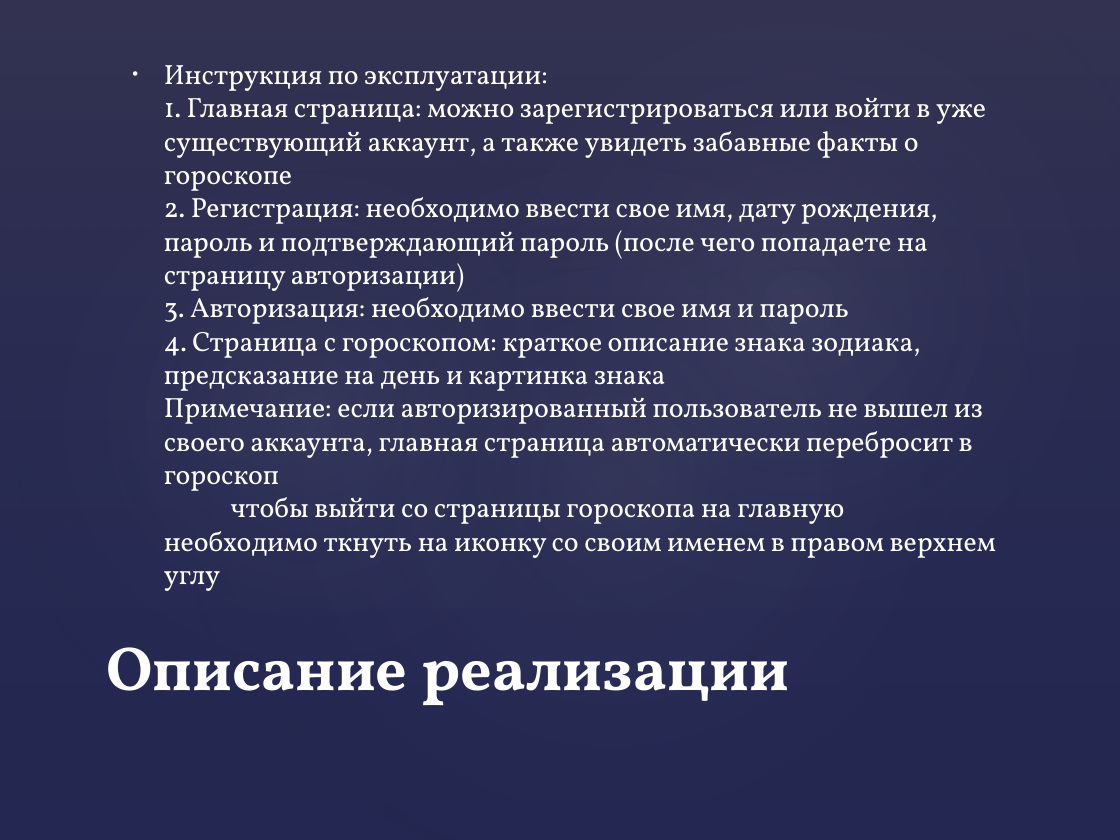
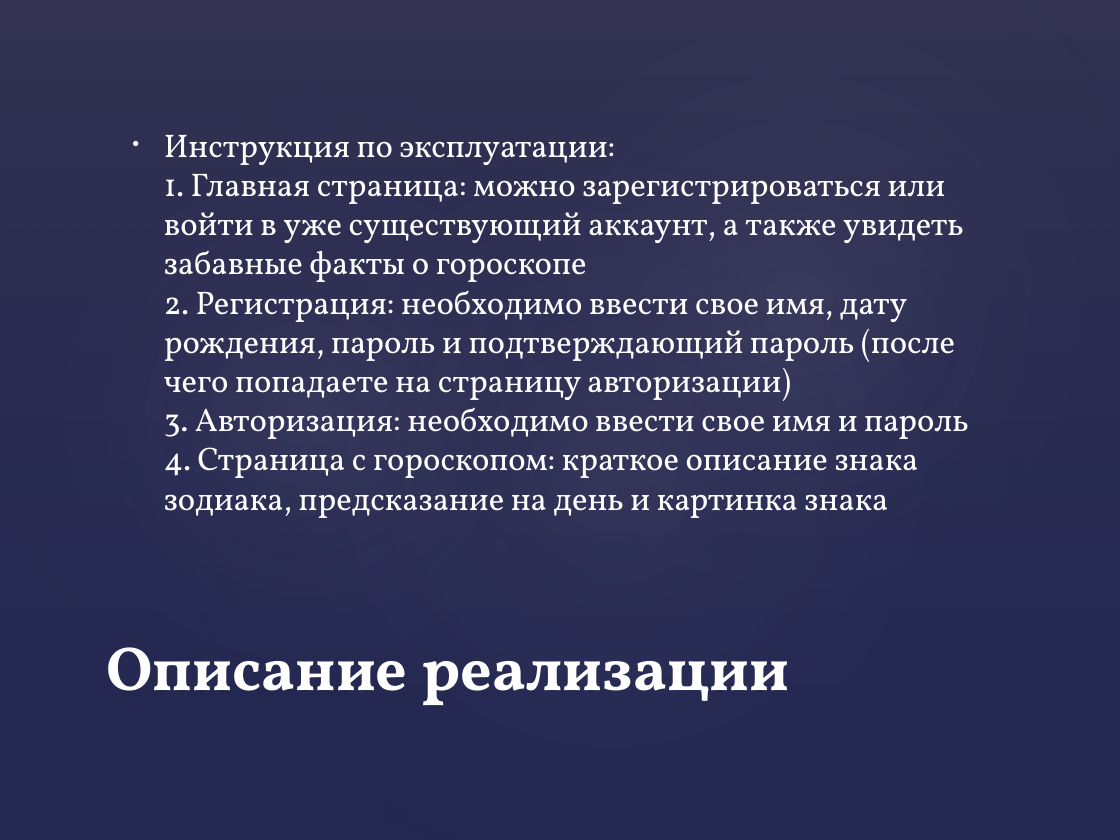
Before and after one commit to Alisenok24B/WebServer, a slide deck: slide 4 of Гороскоп.pptx. Drawn at 1120x840 pixels with LibreOffice and Linux fonts; fonts in the diff are those of the drawing. Boxes give left, top, right and bottom in pixels: in the first picture for what was removed or moved away, otherwise in the second. Text is boxed around its words. In the diff, an @@ line names an element or a change of style, - is before the commit and + after.

```diff
--- a/Гороскоп.pptx
+++ b/Гороскоп.pptx
@@ text at (164, 135, 969, 518): text changed; size 17.9 to 21 pt @@
-• Инструкция по эксплуатации:
-  1. Главная страница: можно зарегистрироваться или войти в уже существующий аккаунт, а также увидеть забавные факты о гороскопе
-  2. Регистрация: необходимо ввести свое имя, дату рождения, пароль и подтверждающий пароль (после чего попадаете на страницу авторизации)
-  3. Авторизация: необходимо ввести свое имя и пароль
-  4. Страница с гороскопом: краткое описание знака зодиака, предсказание на день и картинка знака
-  Примечание: если авторизированный пользователь не вышел из своего аккаунта, главная страница автоматически перебросит в гороскоп
-  чтобы выйти со страницы гороскопа на главную необходимо ткнуть на иконку со своим именем в правом верхнем углу
+• Инструкция по эксплуатации:
+  1. Главная страница: можно зарегистрироваться или войти в уже существующий аккаунт, а также увидеть забавные факты о гороскопе
+  2. Регистрация: необходимо ввести свое имя, дату рождения, пароль и подтверждающий пароль (после чего попадаете на страницу авторизации)
+  3. Авторизация: необходимо ввести свое имя и пароль
+  4. Страница с гороскопом: краткое описание знака зодиака, предсказание на день и картинка знака
```
Also in this commit, not shown: 1 other slide changed, 1 other file.
